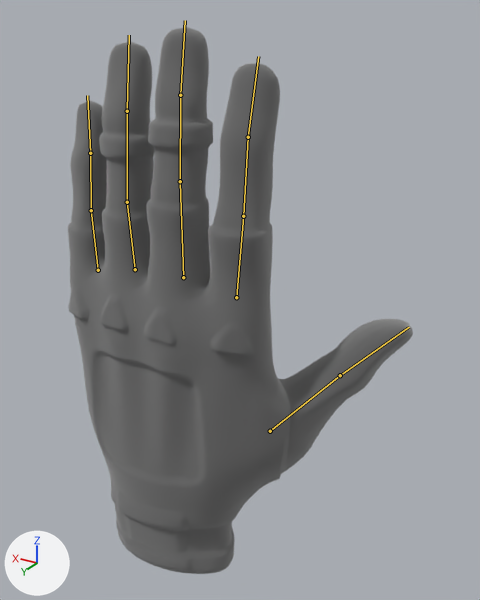
The Blender file Model/VR Hand/VRHands.blend, before and after one commit.
Rendered twice from a 50 mm lens placed at (-1.98, 2.47, 3.02), pointed at (-0.32, -0.31, 1.64). Every picture has the same lights, and +X, +Y and +Z are marked at lower left. The bones that change are drawn over the model as lines.

In view in the first picture: 'Left.StylizedHandVariation03'.
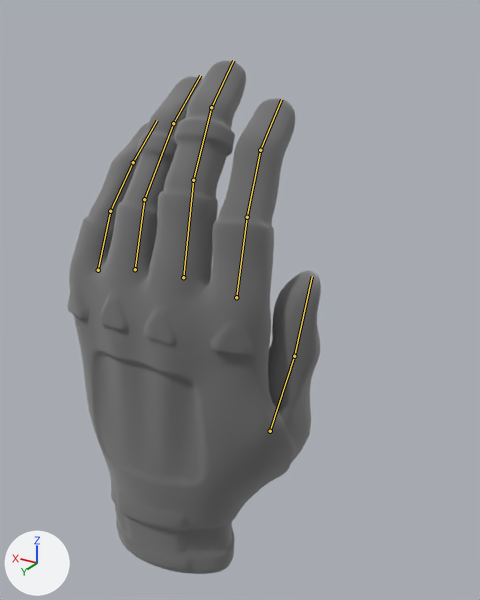
The newer file adds an action. The first version stands in its rest pose; the second is drawn at frame 0 of the action 'HoldChick'.

The change in detail:
Bone 'Left.ProximalThumb' (bone_left_proximalthumb) turns from (0, 0, 0) to (-37, 25, -14) degrees about its own x, y and z.
Bone 'Left.DistalThumb' (bone_left_distalthumb) turns from (0, 0, 0) to (-3, 2, -9) degrees about its own x, y and z.
Bone 'Left.ProximalIndex' (bone_left_proximalindex) turns from (0, 0, 0) to (20, 0, -9) degrees about its own x, y and z.
Bone 'Left.IntermediateIndex' (bone_left_intermediateindex) turns from (0, 0, 0) to (10, 0, 0) degrees about its own x, y and z.
Bone 'Left.DistalIndex' (bone_left_distalindex) turns from (0, 0, 0) to (10, 0, -1) degrees about its own x, y and z.
Bone 'Left.ProximalMiddle' (bone_left_proximalmiddle) turns from (0, 0, 0) to (20, 1, -5) degrees about its own x, y and z.
Bone 'Left.IntermediateMiddle' (bone_left_intermediatemiddle) turns from (0, 0, 0) to (10, 0, 0) degrees about its own x, y and z.
Bone 'Left.DistalMiddle' (bone_left_distalmiddle) turns from (0, 0, 0) to (10, 0, -1) degrees about its own x, y and z.
Bone 'Left.ProximalRing' (bone_left_proximalring) turns from (0, 0, 0) to (20, 0, 2) degrees about its own x, y and z.
Bone 'Left.IntermediateRing' (bone_left_intermediatering) turns from (0, 0, 0) to (10, 0, 0) degrees about its own x, y and z.
Bone 'Left.DistalRing' (bone_left_distalring) turns from (0, 0, 0) to (10, 0, 1) degrees about its own x, y and z.
Bone 'Left.ProximalPink' (bone_left_proximalpink) turns from (0, 0, 0) to (19, 0, 10) degrees about its own x, y and z.
Bone 'Left.IntermediatePink' (bone_left_intermediatepink) turns from (0, 0, 0) to (10, 0, 0) degrees about its own x, y and z.
Bone 'Left.DistalPink' (bone_left_distalpink) turns from (0, 0, 0) to (10, 0, 0) degrees about its own x, y and z.

What differs and where, as boxes (x1, y1, x2, y2) in the pictures (480 x 600 px):
'Left.StylizedHandVariation03', posed (27% narrower, 6% shorter)
    before: (68, 27, 413, 574)
    after: (68, 60, 321, 574)
bone 'Left.ProximalThumb', root to tip
    before: (270, 431) to (340, 375)
    after: (270, 431) to (294, 356)
bone 'Left.DistalThumb', root to tip
    before: (340, 375) to (409, 327)
    after: (294, 356) to (312, 276)
bone 'Left.ProximalIndex', root to tip
    before: (236, 297) to (243, 216)
    after: (236, 297) to (247, 217)
bone 'Left.IntermediateIndex', root to tip
    before: (243, 216) to (248, 137)
    after: (247, 217) to (260, 150)
bone 'Left.DistalIndex', root to tip
    before: (248, 137) to (258, 56)
    after: (260, 150) to (281, 99)
bone 'Left.ProximalMiddle', root to tip
    before: (183, 277) to (180, 181)
    after: (183, 277) to (193, 180)
bone 'Left.IntermediateMiddle', root to tip
    before: (180, 181) to (180, 95)
    after: (193, 180) to (211, 107)
bone 'Left.DistalMiddle', root to tip
    before: (180, 95) to (185, 20)
    after: (211, 107) to (233, 60)
bone 'Left.ProximalRing', root to tip
    before: (135, 269) to (127, 202)
    after: (135, 269) to (144, 199)
bone 'Left.IntermediateRing', root to tip
    before: (127, 202) to (127, 111)
    after: (144, 199) to (173, 123)
bone 'Left.DistalRing', root to tip
    before: (127, 111) to (129, 35)
    after: (173, 123) to (200, 75)
bone 'Left.ProximalPink', root to tip
    before: (98, 270) to (91, 210)
    after: (98, 270) to (110, 211)
bone 'Left.IntermediatePink', root to tip
    before: (91, 210) to (90, 153)
    after: (110, 211) to (133, 162)
bone 'Left.DistalPink', root to tip
    before: (90, 153) to (87, 95)
    after: (133, 162) to (157, 120)
